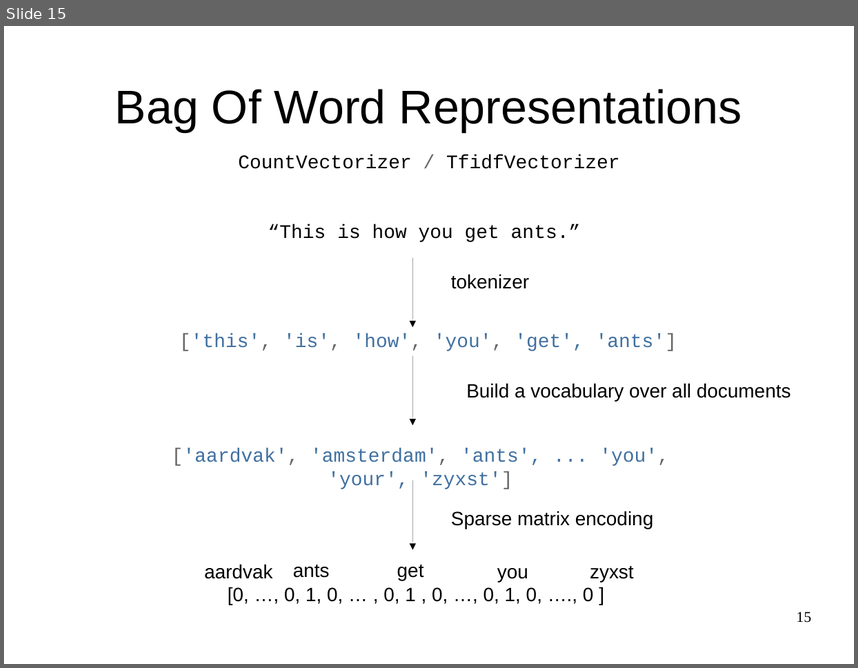
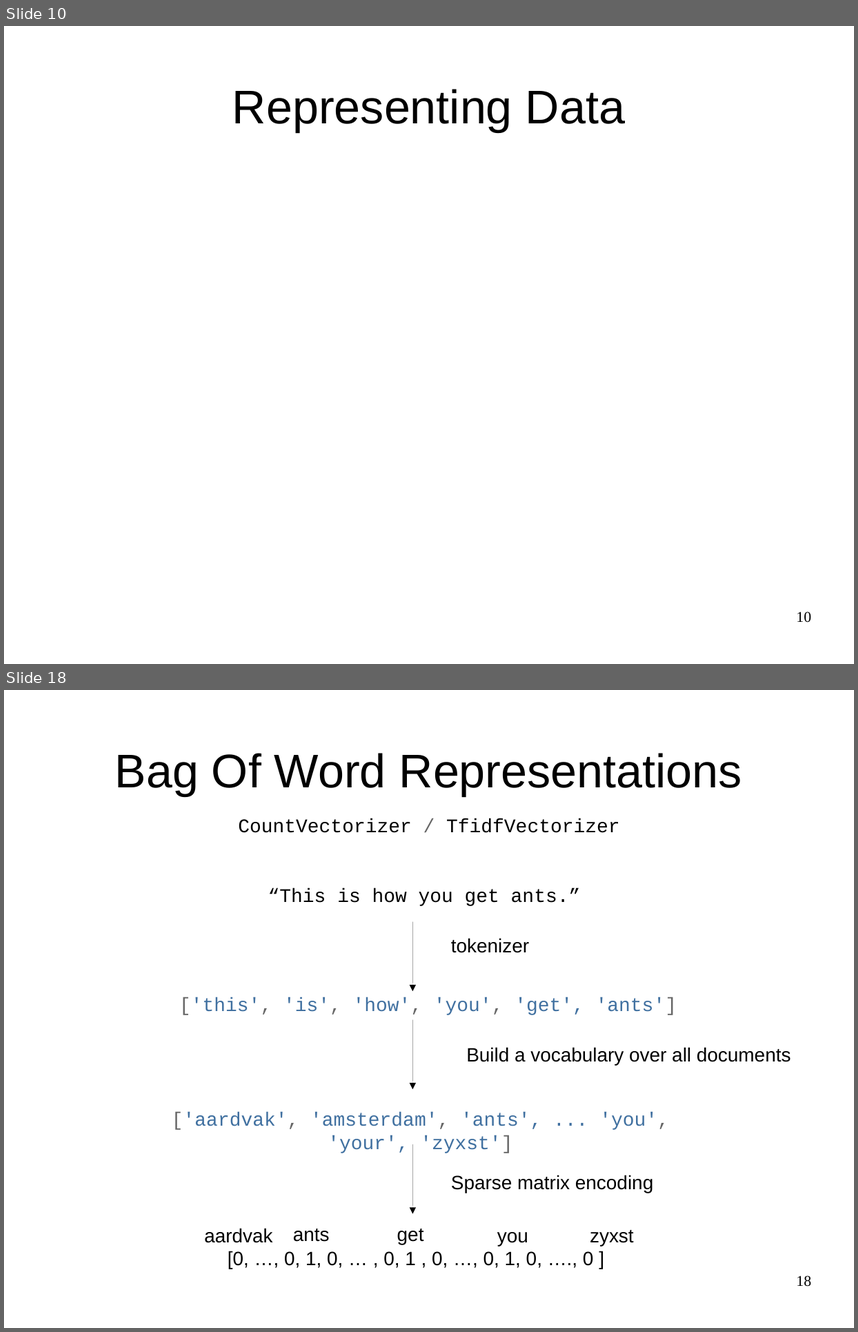
Before and after one commit to amueller/talks_odt, a slide deck: machine-learning-with-scikit-learn - pydata strata nyc 2015 - 45 minutes.odp. Shown one above the other, each under a label of ours: slide 15 before the commit, slides 10 and 18 after it; the slides between them are not shown. The pictures are 858x668 and 858x1332 pixels, drawn with LibreOffice and Linux fonts; fonts in the diff are those of the drawing. Boxes give left, top, right and bottom in pixels: in the first picture for what was removed or moved away, otherwise in the second. Text is boxed around its words. In the diff, an @@ line names an element or a change of style, - is before the commit and + after.

```diff
--- a/machine-learning-with-scikit-learn - pydata strata nyc 2015 - 45 minutes.odp
+++ b/machine-learning-with-scikit-learn - pydata strata nyc 2015 - 45 minutes.odp
@@ slide 10 added at (x1=4, y1=26, x2=854, y2=664), background #FFFFFF @@
@@ title added at (x1=232, y1=89, x2=625, y2=132), 44 pt, text #000000 @@
+Representing Data
@@ page number added at (x1=796, y1=611, x2=811, y2=622), 14 pt, text #000000 @@
+10
@@ what was slide 15 is now slide 18 @@
@@ page number at (x1=796, y1=1275, x2=811, y2=1286): text changed @@
-15
+18
```
Also in this commit, not shown: 37 slides changed, 6 other slides added, 4 slides removed.
